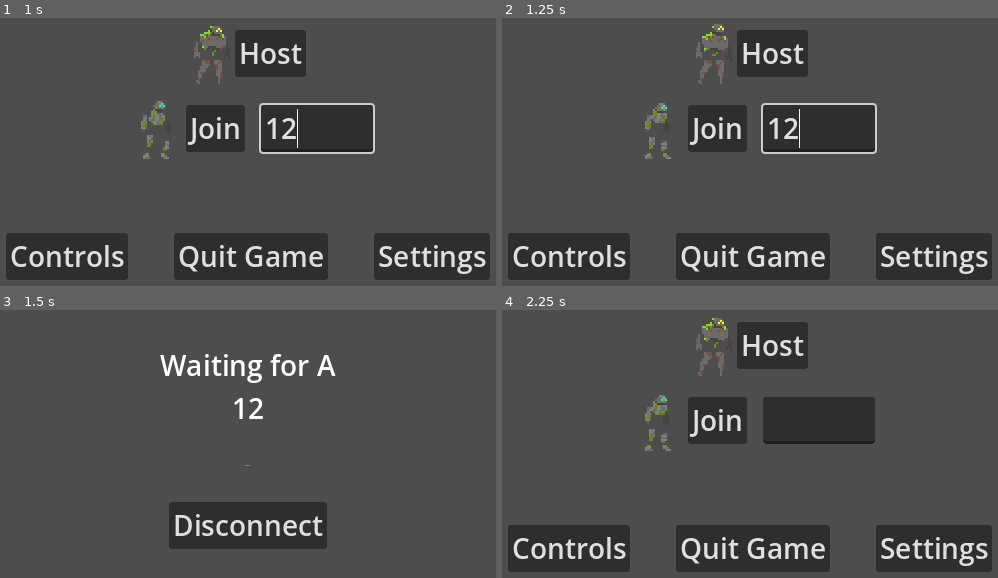
Above: before the commit, frames 1-4 (two rows, left to right).
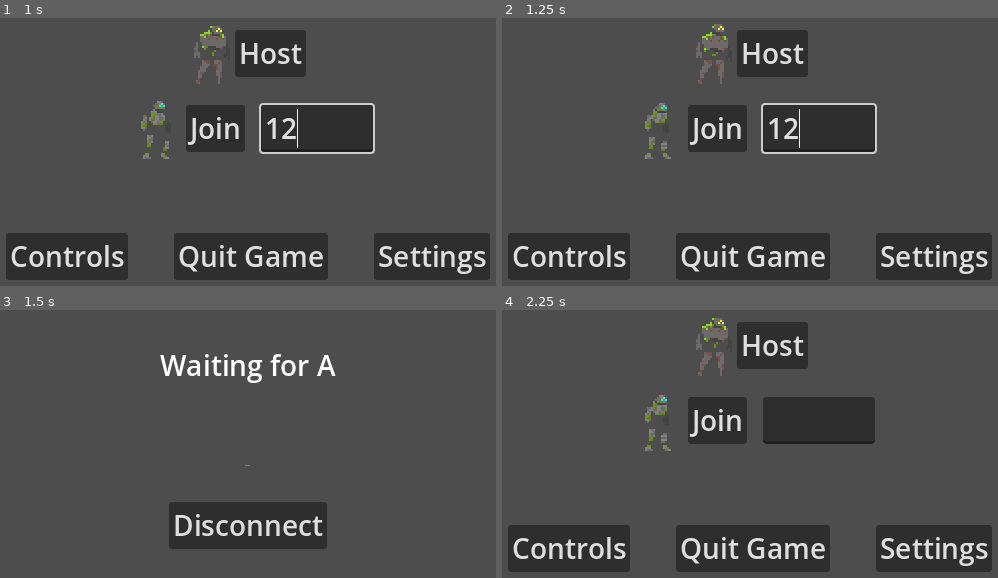
Above: after the commit, the same moments.

Repository: Luduturgist/Tech-2-Platformer
Game: Godot game, scene res://UI/Root Menus/Main Menu/Main Menu.tscn
Two runs of this game, one before a commit and one after it. Both use one fixed random seed, a clock stepped at 60 frames per second and the inputs below.
Inputs (mouse positions are in pixels of both pictures, inside the frame that each line leads up to):
- Up to frame 1 (1 s): click (317, 127) at 0.52 s; type "12" at 0.6 s
- Up to frame 2 (1.25 s): no input
- Up to frame 3 (1.5 s): click "Join" at 1.25 s
- Up to frame 4 (2.25 s): click "Disconnect" at 2 s

Frames 1-2 are identical in both runs. In frame 3, 0.2% of the frame differs, in the area x 47-54%, y 32-41%; in frame 4, nothing differs.

Commit message:
Cleanup

Diff:
--- /dev/null
+++ b/Godot/Petrichor/Debug/scene_change_area.gd
@@ -0,0 +1,13 @@
+extends Area_Detector
+class_name Sceneload_Detector
+
+@export var scene: String
+
+func _ready():
+	super._ready()
+	if is_multiplayer_authority():
+		target_found.connect(change_scene)
+
+func change_scene():
+	if scene:
+		Wrapper._load_scene(scene)
--- a/Godot/Petrichor/Enemies/Behaviors/area_attack.gd
+++ b/Godot/Petrichor/Enemies/Behaviors/area_attack.gd
@@ -88,6 +88,8 @@
 		if enemy.is_multiplayer_authority():
 			if blocked >= 0 or players.size() == 0:
 				enemy.rpc("_network_stun")
+				if enemy.is_multiplayer_authority():
+					blocking._block_attack()
 		already_hit = true
 	if players.size():
 		for p in players:
--- a/Godot/Petrichor/Enemies/enemy.gd
+++ b/Godot/Petrichor/Enemies/enemy.gd
@@ -25,6 +25,7 @@
 
 @export_group("SFX")
 @export var attack_sfx: AudioStream = preload("res://Enemies/SFX/Attack.wav")
+@export var damage_sfx: AudioStream = preload("res://Player/SFX/Player_AttackHit.wav")
 
 var audio_player: AudioStreamPlayer2D
 var playback: AudioStreamPlaybackPolyphonic
@@ -150,6 +151,7 @@
 			override_target(Game_Scene.active.friend)
 
 	damage_taken.emit()
+	play_sfx(damage_sfx)
 	return amount
 
 func _show_stun(value: bool):
--- a/Godot/Petrichor/Game Logic/Wrapper.gd
+++ b/Godot/Petrichor/Game Logic/Wrapper.gd
@@ -43,7 +43,11 @@
 			PlayerInput.input_override = PlayerInput.input_type.INPUT_KEYBOARD
 
 func _join(ip: String = localIP):
-	AudioHandler._mute()
+	if ip == localIP:
+		AudioHandler._mute()
+		PlayerInput.input_override = PlayerInput.input_type.INPUT_CONTROLLER
+
+	print(ip, ", " , localIP)
 
 	peer.create_client(ip, 1027)
 	multiplayer.multiplayer_peer = peer
@@ -60,6 +64,8 @@
 
 	if multiplayer.is_server():
 		friend_id = id
+		if peer.get_peer(id).get_remote_address() == localIP:
+			PlayerInput.input_override = PlayerInput.input_type.INPUT_KEYBOARD
 	else:
 		friend_id = 1
 
@@ -156,8 +162,4 @@
 func assign_golem(i: int):
 	local_type = i as Golem
 	#print("Golem " + str(i) + " loaded")
-	if local_type == Golem.GOLEM_SOIL:
-		PlayerInput.input_override = PlayerInput.input_type.INPUT_KEYBOARD
-	elif local_type == Golem.GOLEM_RIVER:
-		PlayerInput.input_override = PlayerInput.input_type.INPUT_CONTROLLER
 	scene_loaded()
--- a/Godot/Petrichor/Interacteable/Events/Flash/flash_object.gd
+++ b/Godot/Petrichor/Interacteable/Events/Flash/flash_object.gd
@@ -56,7 +56,7 @@
 
 var lock_pos: Vector2
 func _physics_process(_delta: float) -> void:
-	if lock_position and flash_time > 0 and obj.visible:
+	if lock_position and obj.visible:
 		obj.global_position = lock_pos
 
 @rpc("any_peer", "call_local", "reliable")
--- a/Godot/Petrichor/Level 1/Level 1.tscn
+++ b/Godot/Petrichor/Level 1/Level 1.tscn
@@ -18,31 +18,21 @@
 [ext_resource type="Texture2D" uid="uid://cbx3b3lbuxb42" path="res://Enemies/Stepper/Stepper.png" id="15_tbm4e"]
 [ext_resource type="Texture2D" uid="uid://cf036xe7ksduc" path="res://Level 1/Environmentables/stalagtite1.png" id="17_7rej1"]
 [ext_resource type="Texture2D" uid="uid://dkvjqnjbli0e0" path="res://Level 1/Environmentables/stalagtite2.png" id="18_7rej1"]
-
-[sub_resource type="Resource" id="Resource_7rej1"]
+[ext_resource type="Script" uid="uid://ccuur63n6earq" path="res://Debug/scene_change_area.gd" id="19_ooajt"]
+[ext_resource type="Script" uid="uid://kgmx640u8hqm" path="res://Player/Tools/movement.gd" id="20_a770q"]
+
+[sub_resource type="Resource" id="Resource_a770q"]
 resource_local_to_scene = true
 script = ExtResource("6_tgpit")
 time = 0.6
 metadata/_custom_type_script = "uid://dmdwl5u0qrn3a"
 
-[sub_resource type="Resource" id="Resource_ooajt"]
+[sub_resource type="Resource" id="Resource_pdenk"]
 resource_local_to_scene = true
 script = ExtResource("6_tgpit")
 time = 0.6
 metadata/_custom_type_script = "uid://dmdwl5u0qrn3a"
 
-[sub_resource type="Resource" id="Resource_a770q"]
-resource_local_to_scene = true
-script = ExtResource("10_aonor")
-lunge = Vector2(52.895, -28.615)
-metadata/_custom_type_script = "uid://ctsq1buvlw4qc"
-
-[sub_resource type="Resource" id="Resource_pdenk"]
-resource_local_to_scene = true
-script = ExtResource("10_aonor")
-lunge = Vector2(52.895, -28.615)
-metadata/_custom_type_script = "uid://ctsq1buvlw4qc"
-
 [sub_resource type="Resource" id="Resource_6nrau"]
 resource_local_to_scene = true
 script = ExtResource("10_aonor")
@@ -80,6 +70,12 @@
 metadata/_custom_type_script = "uid://ctsq1buvlw4qc"
 
 [sub_resource type="Resource" id="Resource_e4144"]
+resource_local_to_scene = true
+script = ExtResource("10_aonor")
+lunge = Vector2(52.895, -28.615)
+metadata/_custom_type_script = "uid://ctsq1buvlw4qc"
+
+[sub_resource type="Resource" id="Resource_sv8rb"]
 resource_local_to_scene = true
 script = ExtResource("10_aonor")
 lunge = Vector2(52.895, -28.615)
@@ -91,20 +87,30 @@
 [sub_resource type="CircleShape2D" id="CircleShape2D_c1nht"]
 radius = 99.18165
 
-[sub_resource type="Resource" id="Resource_sv8rb"]
+[sub_resource type="Resource" id="Resource_37wmk"]
 resource_local_to_scene = true
 script = ExtResource("10_aonor")
 attack_interval = 2.0
 lunge = Vector2(60, -190)
 metadata/_custom_type_script = "uid://ctsq1buvlw4qc"
 
-[sub_resource type="Resource" id="Resource_37wmk"]
+[sub_resource type="Resource" id="Resource_707id"]
+resource_local_to_scene = true
+script = ExtResource("10_aonor")
+attack_interval = 2.0
+lunge = Vector2(60, -190)
+metadata/_custom_type_script = "uid://ctsq1buvlw4qc"
+
+[sub_resource type="Resource" id="Resource_6eb3e"]
 resource_local_to_scene = true
 script = ExtResource("10_aonor")
 attack_duration = 0.3
 attack_interval = 0.5
 lunge = Vector2(50, -10)
 metadata/_custom_type_script = "uid://ctsq1buvlw4qc"
+
+[sub_resource type="RectangleShape2D" id="RectangleShape2D_hq4ce"]
+size = Vector2(48, 102)
 
 [node name="Level1" type="Node2D" unique_id=786337047 node_paths=PackedStringArray("soil", "river", "camera", "gui")]
 script = ExtResource("1_8u160")
@@ -141,13 +147,15 @@
 
 [node name="Player_River" parent="Midgard/Players" unique_id=1254970227 instance=ExtResource("2_y1i4a")]
 position = Vector2(146, 32)
+energy = null
 knockback = Vector2(-50, -50)
-brace = SubResource("Resource_7rej1")
+brace = SubResource("Resource_a770q")
 
 [node name="Player_Soil" parent="Midgard/Players" unique_id=87480027 instance=ExtResource("3_6ut4f")]
 position = Vector2(112, -275)
+energy = null
 knockback = Vector2(-50, -50)
-brace = SubResource("Resource_ooajt")
+brace = SubResource("Resource_pdenk")
 
 [node name="TileMapLayer" type="TileMapLayer" parent="Midgard" unique_id=1598625206]
 z_index = -1
@@ -158,39 +166,35 @@
 
 [node name="Debug Enemy4" parent="Midgard/Enemies" unique_id=1127782348 instance=ExtResource("9_tgpit")]
 position = Vector2(437, 150)
-attack_behavior = SubResource("Resource_a770q")
+attack_behavior = SubResource("Resource_6nrau")
 
 [node name="Debug Enemy2" parent="Midgard/Enemies" unique_id=1080319627 instance=ExtResource("9_tgpit")]
 position = Vector2(590, 150)
-attack_behavior = SubResource("Resource_pdenk")
+attack_behavior = SubResource("Resource_sdx0b")
 
 [node name="Debug Enemy3" parent="Midgard/Enemies" unique_id=1801522015 instance=ExtResource("9_tgpit")]
 position = Vector2(650, 150)
-attack_behavior = SubResource("Resource_6nrau")
+attack_behavior = SubResource("Resource_gflvv")
 
 [node name="Debug Enemy" parent="Midgard/Enemies" unique_id=1626915890 instance=ExtResource("9_tgpit")]
 position = Vector2(1075, 86)
-attack_behavior = SubResource("Resource_sdx0b")
+attack_behavior = SubResource("Resource_j4wdi")
 
 [node name="Debug Enemy5" parent="Midgard/Enemies" unique_id=1980751240 instance=ExtResource("9_tgpit")]
 position = Vector2(1007, 118)
-attack_behavior = SubResource("Resource_gflvv")
+attack_behavior = SubResource("Resource_lk4wb")
 
 [node name="Debug Enemy6" parent="Midgard/Enemies" unique_id=744078433 instance=ExtResource("9_tgpit")]
 position = Vector2(907, 150)
-attack_behavior = SubResource("Resource_j4wdi")
+attack_behavior = SubResource("Resource_surps")
 
 [node name="Debug Enemy7" parent="Midgard/Enemies" unique_id=171192178 instance=ExtResource("9_tgpit")]
 position = Vector2(1205, 150)
-attack_behavior = SubResource("Resource_lk4wb")
+attack_behavior = SubResource("Resource_e4144")
 
 [node name="Debug Enemy8" parent="Midgard/Enemies" unique_id=305958357 instance=ExtResource("9_tgpit")]
 position = Vector2(1289, 150)
-attack_behavior = SubResource("Resource_surps")
-
-[node name="Debug Enemy9" parent="Midgard/Enemies" unique_id=1266798505 instance=ExtResource("9_tgpit")]
-position = Vector2(1170, 22)
-attack_behavior = SubResource("Resource_e4144")
+attack_behavior = SubResource("Resource_sv8rb")
 
 [node name="Damage_Area" type="Area2D" parent="." unique_id=454458912]
 position = Vector2(436, 296)
@@ -226,11 +230,15 @@
 
 [node name="Filing Enemy" parent="." unique_id=775520302 instance=ExtResource("12_klnrk")]
 position = Vector2(235, 0)
-attack_behavior = SubResource("Resource_sv8rb")
+attack_behavior = SubResource("Resource_37wmk")
+
+[node name="Filing Enemy2" parent="." unique_id=364528105 instance=ExtResource("12_klnrk")]
+position = Vector2(1163, 32)
+attack_behavior = SubResource("Resource_707id")
 
 [node name="Biggin" parent="." unique_id=1129633472 instance=ExtResource("13_3kkt0")]
 position = Vector2(1184, 160)
-attack_behavior = SubResource("Resource_37wmk")
+attack_behavior = SubResource("Resource_6eb3e")
 
 [node name="Dragger" type="Sprite2D" parent="." unique_id=568788135]
 position = Vector2(334, -48)
@@ -256,3 +264,15 @@
 [node name="Stalagmite2" type="Sprite2D" parent="SlightForeground" unique_id=256571901]
 position = Vector2(-122, -87)
 texture = ExtResource("18_7rej1")
+
+[node name="Sceneload_Detector" type="Area2D" parent="." unique_id=988691633]
+position = Vector2(1403, 119)
+collision_layer = 0
+script = ExtResource("19_ooajt")
+scene = "res://Level 2/Level 2.tscn"
+target_script = ExtResource("20_a770q")
+metadata/_custom_type_script = "uid://ccuur63n6earq"
+metadata/_edit_group_ = true
+
+[node name="CollisionShape2D" type="CollisionShape2D" parent="Sceneload_Detector" unique_id=666677865]
+shape = SubResource("RectangleShape2D_hq4ce")
--- a/Godot/Petrichor/Player/Actions/basic_attack_action.gd
+++ b/Godot/Petrichor/Player/Actions/basic_attack_action.gd
@@ -22,22 +22,24 @@
 	windup_vfx = m.get_node(windupvfx_path)
 	caster = m.get_node(caster_path)
 
-var charge: int = 1
+var charge: int = 0
 func _perform_action():
 	#print("attack")
 
 	if not move.taking_action and windup_timer == 0 and attack_timer == 0 and cooldown_timer == 0 and PlayerInput.pause_time == 0:
+		charge = starting_charge
 		if windup <= 0:
 			windup_timer = -INF
 			print("no windup")
 		else:
 			windup_timer = windup
-		charge = starting_charge
+			move.rpc("network_charge_sfx", charge)
 		move.taking_action = true
 		windup_vfx._trigger_event()
 		PlayerInput._pause_movement(attack_duration + windup + buffer)
 	elif windup_timer > 0:
 		charge += 1
+		move.rpc("network_charge_sfx", charge)
 		#print("charging")
 
 var windup_timer: float = 0
--- a/Godot/Petrichor/Player/Actions/brace_action.gd
+++ b/Godot/Petrichor/Player/Actions/brace_action.gd
@@ -14,10 +14,11 @@
 	super._start(m, sig)
 	fx = move.find_child(VFX_ID, true)
 	fx.brace_released.connect(_release_action)
+	move.energy.charge_depleted.connect(PlayerInput.player_brace_release.emit)
 
 func _perform_action():
 	#move.taking_action = true
-	if move.taking_action:
+	if not move.can_action():
 		return
 
 	move.taking_action = true
--- a/Godot/Petrichor/Player/Player_Base.tscn
+++ b/Godot/Petrichor/Player/Player_Base.tscn
@@ -3,6 +3,7 @@
 [ext_resource type="Script" uid="uid://kgmx640u8hqm" path="res://Player/Tools/movement.gd" id="1_j7rw5"]
 [ext_resource type="Script" uid="uid://dtfkkb4fwm6ye" path="res://Player/Actions/flash_interact_action.gd" id="2_awm26"]
 [ext_resource type="Script" uid="uid://dcx174ajy1vu8" path="res://Player/Actions/event_action.gd" id="2_btxq5"]
+[ext_resource type="Script" uid="uid://bqvte6fdqel8i" path="res://Player/Tools/energy.gd" id="2_elcmi"]
 [ext_resource type="Script" uid="uid://tv13wd5op1f0" path="res://Player/Actions/swing_action.gd" id="3_awm26"]
 [ext_resource type="Script" uid="uid://dmdwl5u0qrn3a" path="res://Player/Actions/brace_action.gd" id="4_82fik"]
 [ext_resource type="Texture2D" uid="uid://13tc3ugs71yv" path="res://Player/River/River.png" id="5_j7rw5"]
@@ -10,6 +11,7 @@
 [ext_resource type="Texture2D" uid="uid://dbdgqdgklcc2" path="res://World/Basic Light.png" id="6_fpjr1"]
 [ext_resource type="Script" uid="uid://bl6yd8ir0op6x" path="res://Interacteable/Events/Flash/flash_object.gd" id="7_boe6u"]
 [ext_resource type="Script" uid="uid://c0g8pwd6jfd5t" path="res://Player/Actions/basic_attack_action.gd" id="7_tjj38"]
+[ext_resource type="AudioStream" uid="uid://d4dlqqevepqok" path="res://Player/SFX/Attack_Charge.wav" id="8_2otxb"]
 [ext_resource type="AudioStream" uid="uid://dcjki3mxhhrjj" path="res://Player/SFX/Push.mp3" id="8_40jis"]
 [ext_resource type="Script" uid="uid://xo3nec2l67r1" path="res://Interacteable/Events/fade_object.gd" id="8_awm26"]
 [ext_resource type="SpriteFrames" uid="uid://biefndx62v67a" path="res://Player/Soil/Animations/soil_spriteframes.tres" id="8_fpjr1"]
@@ -18,6 +20,12 @@
 [ext_resource type="AudioStream" uid="uid://bn4uaqcn13mp4" path="res://Player/SFX/Slam2.wav" id="9_u76c4"]
 [ext_resource type="Script" uid="uid://ccojqa1fadpey" path="res://Interacteable/Events/push_object.gd" id="14_boe6u"]
 [ext_resource type="AudioStream" uid="uid://dq3w1r5vfvgwg" path="res://Enemies/SFX/AttackHit.wav" id="15_yqklh"]
+[ext_resource type="AudioStream" uid="uid://cfqyqi7a4vbjf" path="res://Player/SFX/Attack_Dash.wav" id="16_6mt2j"]
+
+[sub_resource type="Resource" id="Resource_mci8t"]
+resource_local_to_scene = true
+script = ExtResource("2_elcmi")
+metadata/_custom_type_script = "uid://bqvte6fdqel8i"
 
 [sub_resource type="Resource" id="Resource_5fl5a"]
 script = ExtResource("2_awm26")
@@ -82,6 +90,7 @@
 collision_layer = 2
 collision_mask = 2
 script = ExtResource("1_j7rw5")
+energy = SubResource("Resource_mci8t")
 knockback = Vector2(-80, -15)
 friendly = SubResource("Resource_5fl5a")
 pain_feedback = SubResource("Resource_ak3bm")
@@ -103,6 +112,11 @@
 max_distance = 500.0
 playback_type = 1
 
+[node name="Charge SFX" type="AudioStreamPlayer2D" parent="." unique_id=269083295]
+stream = ExtResource("8_2otxb")
+max_distance = 500.0
+playback_type = 1
+
 [node name="Pivot" type="Node2D" parent="." unique_id=615041083]
 
 [node name="Animated Sprite" type="AnimatedSprite2D" parent="Pivot" unique_id=1434542993]
@@ -390,6 +404,7 @@
 z_index = 2
 position = Vector2(7, 0)
 script = ExtResource("8_tjj38")
+per_hit_drain = 10
 metadata/_edit_group_ = true
 metadata/Mortal = true
 
@@ -427,6 +442,7 @@
 script = ExtResource("7_boe6u")
 flash_time = 0.3
 flash_repeat_delay = 0.0
+sfx = ExtResource("16_6mt2j")
 
 [node name="ShapeCast2D" type="ShapeCast2D" parent="Pivot/VFX/Attack" unique_id=967877968]
 position = Vector2(4, -9)
--- a/Godot/Petrichor/Player/Player_River.tscn
+++ b/Godot/Petrichor/Player/Player_River.tscn
@@ -2,11 +2,18 @@
 
 [ext_resource type="PackedScene" uid="uid://c5sn821thiii1" path="res://Player/Player_Base.tscn" id="1_3funa"]
 [ext_resource type="Script" uid="uid://dcx174ajy1vu8" path="res://Player/Actions/event_action.gd" id="2_agh35"]
+[ext_resource type="Script" uid="uid://bqvte6fdqel8i" path="res://Player/Tools/energy.gd" id="2_hq4ce"]
 [ext_resource type="Script" uid="uid://dtfkkb4fwm6ye" path="res://Player/Actions/flash_interact_action.gd" id="2_wfmxh"]
 [ext_resource type="Script" uid="uid://tv13wd5op1f0" path="res://Player/Actions/swing_action.gd" id="3_wfmxh"]
 [ext_resource type="Script" uid="uid://dmdwl5u0qrn3a" path="res://Player/Actions/brace_action.gd" id="5_8voip"]
 [ext_resource type="Script" uid="uid://ccxfnquj6nwlc" path="res://Player/Actions/impact_action.gd" id="6_8voip"]
 [ext_resource type="SpriteFrames" uid="uid://be2otx3acpdl8" path="res://Player/River/Animations/river_sprite_frames.tres" id="7_8voip"]
+[ext_resource type="Script" uid="uid://c0g8pwd6jfd5t" path="res://Player/Actions/basic_attack_action.gd" id="7_otcxl"]
+
+[sub_resource type="Resource" id="Resource_tua64"]
+resource_local_to_scene = true
+script = ExtResource("2_hq4ce")
+metadata/_custom_type_script = "uid://bqvte6fdqel8i"
 
 [sub_resource type="Resource" id="Resource_otcxl"]
 script = ExtResource("2_wfmxh")
@@ -32,7 +39,18 @@
 script = ExtResource("6_8voip")
 metadata/_custom_type_script = "uid://ccxfnquj6nwlc"
 
-[sub_resource type="AudioStreamPolyphonic" id="AudioStreamPolyphonic_5xf8n"]
+[sub_resource type="Resource" id="Resource_5xf8n"]
+script = ExtResource("7_otcxl")
+starting_charge = 0
+windup = 0.8
+attack_duration = 0.3
+cooldown = 0.3
+attack_vfx_path = NodePath("Pivot/VFX/Attack")
+windupvfx_path = NodePath("Pivot/VFX/Windup")
+caster_path = NodePath("Pivot/VFX/Attack/ShapeCast2D")
+metadata/_custom_type_script = "uid://c0g8pwd6jfd5t"
+
+[sub_resource type="AudioStreamPolyphonic" id="AudioStreamPolyphonic_05b10"]
 resource_local_to_scene = true
 
 [sub_resource type="RectangleShape2D" id="RectangleShape2D_1d0tu"]
@@ -41,14 +59,16 @@
 [node name="Player_River" unique_id=1254970227 instance=ExtResource("1_3funa")]
 move_speed = 160.0
 accel = 1000.0
+energy = SubResource("Resource_tua64")
 friendly = SubResource("Resource_otcxl")
 pain_feedback = SubResource("Resource_hq4ce")
 move_ability = SubResource("Resource_1w6pk")
-brace = SubResource("Resource_tua64")
+brace = SubResource("Resource_g73lx")
 impact_action = SubResource("Resource_8voip")
+attack = SubResource("Resource_5xf8n")
 
 [node name="AudioStreamPlayer" parent="." index="0" unique_id=1403816157]
-stream = SubResource("AudioStreamPolyphonic_5xf8n")
+stream = SubResource("AudioStreamPolyphonic_05b10")
 
 [node name="Animated Sprite" parent="Pivot" parent_id_path=PackedInt32Array(615041083) index="0" unique_id=1434542993]
 sprite_frames = ExtResource("7_8voip")
@@ -56,6 +76,7 @@
 
 [node name="Brace" parent="Pivot/VFX" parent_id_path=PackedInt32Array(1333519426) index="5" unique_id=1493632730]
 position = Vector2(6, -2)
+per_hit_drain = 1
 drain_interval = 4.0
 
 [node name="Attack" parent="Pivot/VFX" parent_id_path=PackedInt32Array(1333519426) index="6" unique_id=895463159]
@@ -67,5 +88,5 @@
 [node name="Push" parent="Pivot" parent_id_path=PackedInt32Array(615041083) index="4" unique_id=1692544015]
 color = Color(0.0021218776, 0.09657022, 0.06804215, 1)
 
-[node name="Collider" parent="." index="2" unique_id=1016117325]
+[node name="Collider" parent="." index="3" unique_id=1016117325]
 shape = SubResource("RectangleShape2D_1d0tu")
--- a/Godot/Petrichor/Player/Player_Soil.tscn
+++ b/Godot/Petrichor/Player/Player_Soil.tscn
@@ -1,15 +1,21 @@
 [gd_scene format=3 uid="uid://cng47udpw4m2a"]
 
 [ext_resource type="PackedScene" uid="uid://c5sn821thiii1" path="res://Player/Player_Base.tscn" id="1_m25y2"]
+[ext_resource type="Script" uid="uid://bqvte6fdqel8i" path="res://Player/Tools/energy.gd" id="2_fy1wm"]
 [ext_resource type="Script" uid="uid://tv13wd5op1f0" path="res://Player/Actions/swing_action.gd" id="3_6xinh"]
 [ext_resource type="Script" uid="uid://dmdwl5u0qrn3a" path="res://Player/Actions/brace_action.gd" id="3_mci8t"]
 [ext_resource type="Script" uid="uid://ccxfnquj6nwlc" path="res://Player/Actions/impact_action.gd" id="7_xre7c"]
+
+[sub_resource type="Resource" id="Resource_6xinh"]
+resource_local_to_scene = true
+script = ExtResource("2_fy1wm")
+metadata/_custom_type_script = "uid://bqvte6fdqel8i"
 
 [sub_resource type="Resource" id="Resource_wobsq"]
 script = ExtResource("3_6xinh")
 metadata/_custom_type_script = "uid://tv13wd5op1f0"
 
-[sub_resource type="Resource" id="Resource_mci8t"]
+[sub_resource type="Resource" id="Resource_nqwmv"]
 resource_local_to_scene = true
 script = ExtResource("3_mci8t")
 time = 0.6
@@ -27,12 +33,13 @@
 
 [node name="Player_Soil" unique_id=1254970227 instance=ExtResource("1_m25y2")]
 move_speed = 140.0
+energy = SubResource("Resource_6xinh")
 move_ability = SubResource("Resource_wobsq")
-brace = SubResource("Resource_mci8t")
+brace = SubResource("Resource_nqwmv")
 impact_action = SubResource("Resource_qf2ha")
 
 [node name="AudioStreamPlayer" parent="." index="0" unique_id=1403816157]
-stream = SubResource("AudioStreamPolyphonic_fy1wm")
+stream = SubResource("AudioStreamPolyphonic_xre7c")
 
 [node name="Animated Sprite" parent="Pivot" parent_id_path=PackedInt32Array(615041083) index="0" unique_id=1434542993]
 autoplay = "Idle"
@@ -43,7 +50,7 @@
 
 [node name="Brace" parent="Pivot/VFX" parent_id_path=PackedInt32Array(1333519426) index="5" unique_id=1493632730]
 per_hit_drain = 0
-drain_interval = 3.0
+drain_interval = 1.0
 
 [node name="Attack" parent="Pivot/VFX" parent_id_path=PackedInt32Array(1333519426) index="6" unique_id=895463159]
 color = Color(0.9843137, 0.9490196, 0.21176471, 1)
@@ -51,5 +58,5 @@
 [node name="Windup" parent="Pivot/VFX" parent_id_path=PackedInt32Array(1333519426) index="7" unique_id=2039542129]
 color = Color(0.9843137, 0.9490196, 0.21176471, 1)
 
-[node name="Collider" parent="." index="2" unique_id=1016117325]
+[node name="Collider" parent="." index="3" unique_id=1016117325]
 shape = SubResource("RectangleShape2D_oq2wa")
--- a/Godot/Petrichor/Player/Tools/energy.gd
+++ b/Godot/Petrichor/Player/Tools/energy.gd
@@ -9,6 +9,7 @@
 @export var movement_multiplier = 2
 
 var move: PlayerMovement
+signal charge_depleted
 
 func _start(m: PlayerMovement):
 	move = m
@@ -48,6 +49,7 @@
 		else:
 			drain += charge
 		charge = 0
+		charge_depleted.emit()
 	update_ui()
 	return drain
 
--- a/Godot/Petrichor/Player/Tools/movement.gd
+++ b/Godot/Petrichor/Player/Tools/movement.gd
@@ -41,6 +41,9 @@
 var speed_mods: Dictionary[String, float]
 var cheering: bool = false
 var playback: AudioStreamPlaybackPolyphonic
+
+func can_action() -> bool:
+	return not taking_action and energy.charge > 0
 
 var gravity_delay_timer: float = 0
 func _delay_gravity(time: float):
@@ -231,3 +234,10 @@
 		flip = -1
 	pivot.scale.x = flip
 	#moving_networked = dir
+
+@rpc("authority", "call_local", "reliable")
+func network_charge_sfx(value: int):
+	$"Charge SFX".play()
+
+	var pitch_change: float = 0.5
+	$"Charge SFX".pitch_scale = 1 + (sqrt(value) * pitch_change)
--- a/Godot/Petrichor/Player/brace_object.gd
+++ b/Godot/Petrichor/Player/brace_object.gd
@@ -48,4 +48,13 @@
 	drain_timer = drain_interval
 
 func _block_attack():
-	Game_Scene.active.local.energy._drain_charge(per_hit_drain)
+	print("blocking123")
+
+	if is_multiplayer_authority():
+		network_block()
+	else:
+		rpc("network_block")
+
+@rpc("any_peer", "call_remote", "reliable")
+func network_block():
+	$"../../..".energy._drain_charge(per_hit_drain)
--- a/Godot/Petrichor/UI/Root Menus/Main Menu/main_menu.gd
+++ b/Godot/Petrichor/UI/Root Menus/Main Menu/main_menu.gd
@@ -39,7 +39,7 @@
 func join_pressed(join: String = ":("):
 	last_try = join_ip.text
 	if join == ":(":
-		join = join_ip.text
+		join = join_ip.placeholder_text
 	Wrapper._join(join)
 	join_wait_ip.text = join
 	switch()
Not shown, added: Godot/Petrichor/Debug/scene_change_area.gd.uid
Not shown: 1 places in Godot/Petrichor/Player/Player_River.tscn that only renumber resources
Not shown: 1 places in Godot/Petrichor/Player/Player_Soil.tscn that only renumber resources
Not shown, added: Godot/Petrichor/Player/SFX/Attack_Charge.wav.import
Not shown, added: Godot/Petrichor/Player/SFX/Attack_Dash.wav.import
Not shown, added: Godot/Petrichor/Player/SFX/Player_AttackHit.wav.import
Not shown, added: Audio Work/Petrichor/Player/Attack_Charge.rpp
Not shown, added: Audio Work/Petrichor/Player/Attack_Dash.rpp
Not shown, added: Audio Work/Petrichor/Player/Backups/Attack_Charge-2026-10-07_140559.rpp-bak
Not shown, added: Audio Work/Petrichor/Player/Backups/Attack_Charge-2026-10-07_140940.rpp-bak
Not shown, added: Audio Work/Petrichor/Player/Backups/Attack_Dash-2026-10-07_134944.rpp-bak
Not shown, added: Audio Work/Petrichor/Player/Backups/Player_AttackHit-2026-10-07_134237.rpp-bak
(and 7 more such lines)
